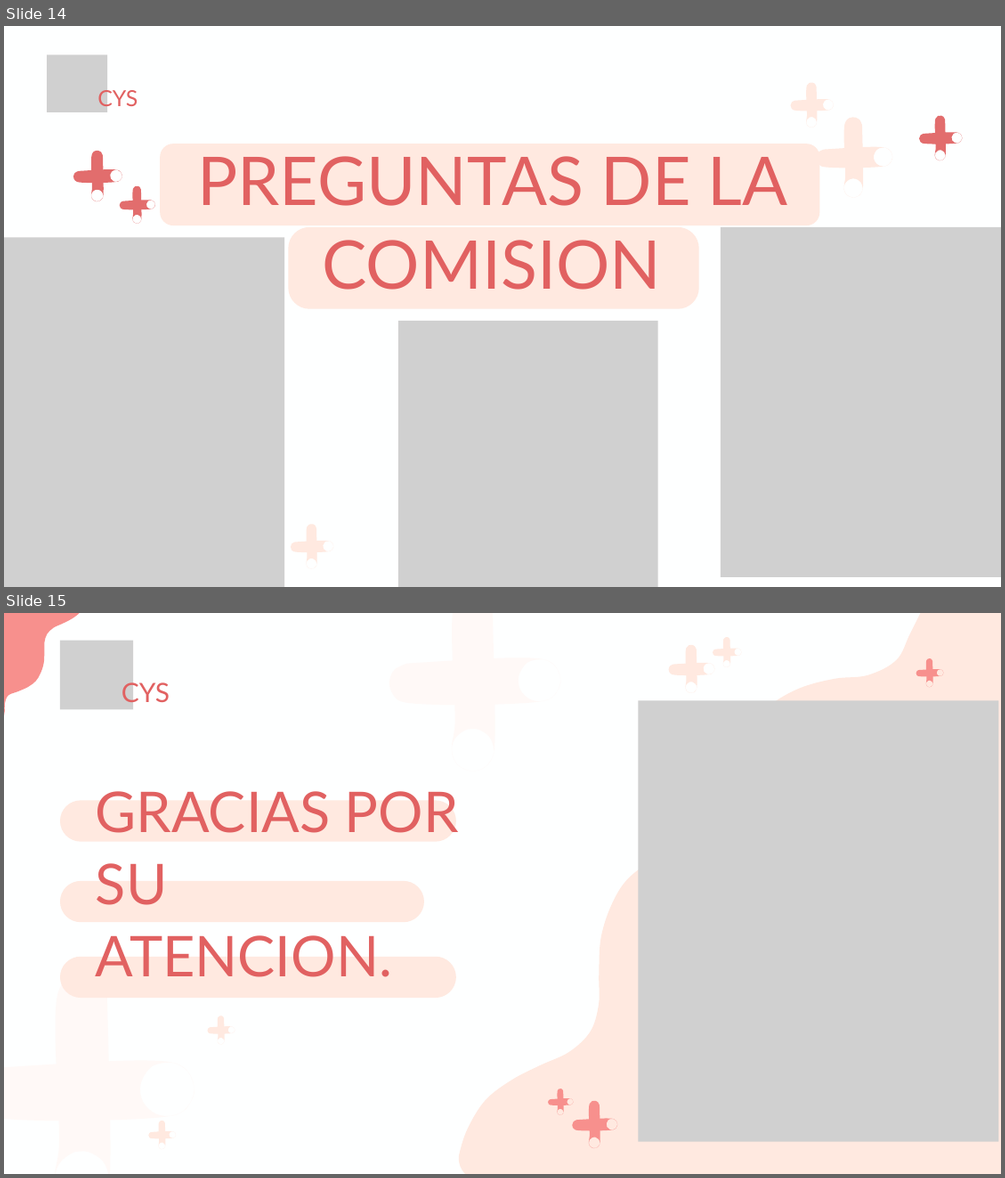
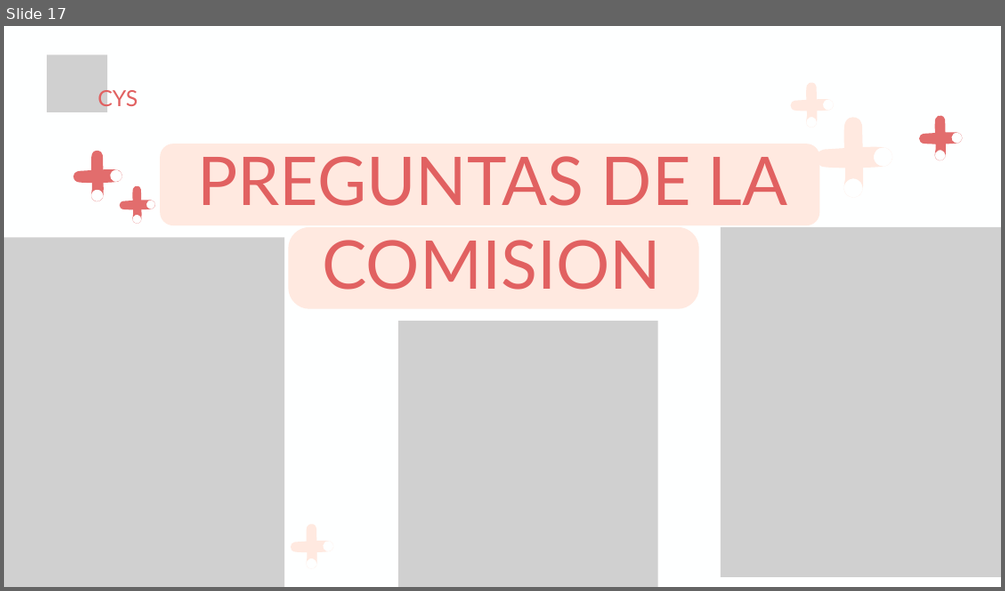
Before and after one commit to SamuelVallejos/Consultorio_Cys, a slide deck: Fase 3/Evidencias Grupales/Presentación Final Del Proyecto (Español) - .pptx. Shown one above the other, each under a label of ours: slides 14 and 15 before the commit, slide 17 after it. The pictures are 1005x1178 and 1005x591 pixels, drawn with LibreOffice and Linux fonts; fonts in the diff are those of the drawing; grey boxes stand for pictures. Boxes give left, top, right and bottom in pixels: in the first picture for what was removed or moved away, otherwise in the second. Text is boxed around its words. In the diff, an @@ line names an element or a change of style, - is before the commit and + after.

```diff
--- a/Fase 3/Evidencias Grupales/Presentación Final Del Proyecto (Español) - .pptx
+++ b/Fase 3/Evidencias Grupales/Presentación Final Del Proyecto (Español) - .pptx
@@ slide 15 removed at [4, 613, 1001, 1174], background #FEFFFF @@
@@ freeform shape removed at [4, 613, 88, 783] @@
@@ freeform shape removed at [447, 613, 496, 771] @@
@@ freeform shape removed at [458, 613, 1001, 1174] @@
@@ freeform shape removed at [722, 637, 730, 667] @@
@@ picture removed at [60, 641, 133, 710] @@
@@ freeform shape removed at [389, 655, 561, 706] @@
@@ freeform shape removed at [668, 662, 715, 676] @@
@@ freeform shape removed at [684, 645, 697, 693] @@
@@ freeform shape removed at [712, 648, 742, 657] @@
@@ freeform shape removed at [925, 658, 933, 687] @@
@@ text removed at [121, 679, 170, 707] @@
-CYS
@@ freeform shape removed at [916, 669, 944, 677] @@
@@ picture removed at [638, 701, 999, 1142] @@
@@ text removed at [96, 791, 459, 977] @@
-GRACIAS POR SU ATENCION.
@@ freeform shape removed at [60, 801, 455, 842] @@
@@ freeform shape removed at [60, 881, 424, 922] @@
@@ freeform shape removed at [60, 957, 455, 997] @@
@@ freeform shape removed at [50, 975, 112, 1174] @@
@@ freeform shape removed at [207, 1026, 235, 1034] @@
@@ freeform shape removed at [217, 1015, 225, 1045] @@
@@ freeform shape removed at [4, 1056, 194, 1123] @@
@@ freeform shape removed at [557, 1088, 564, 1115] @@
@@ freeform shape removed at [548, 1098, 574, 1105] @@
@@ freeform shape removed at [572, 1118, 617, 1131] @@
@@ freeform shape removed at [588, 1101, 600, 1148] @@
@@ freeform shape removed at [148, 1130, 176, 1139] @@
@@ freeform shape removed at [158, 1120, 166, 1150] @@
@@ what was slide 14 is now slide 17 @@
```
Also in this commit, not shown: 9 slides changed, 4 slides added, 1 other slide removed.
